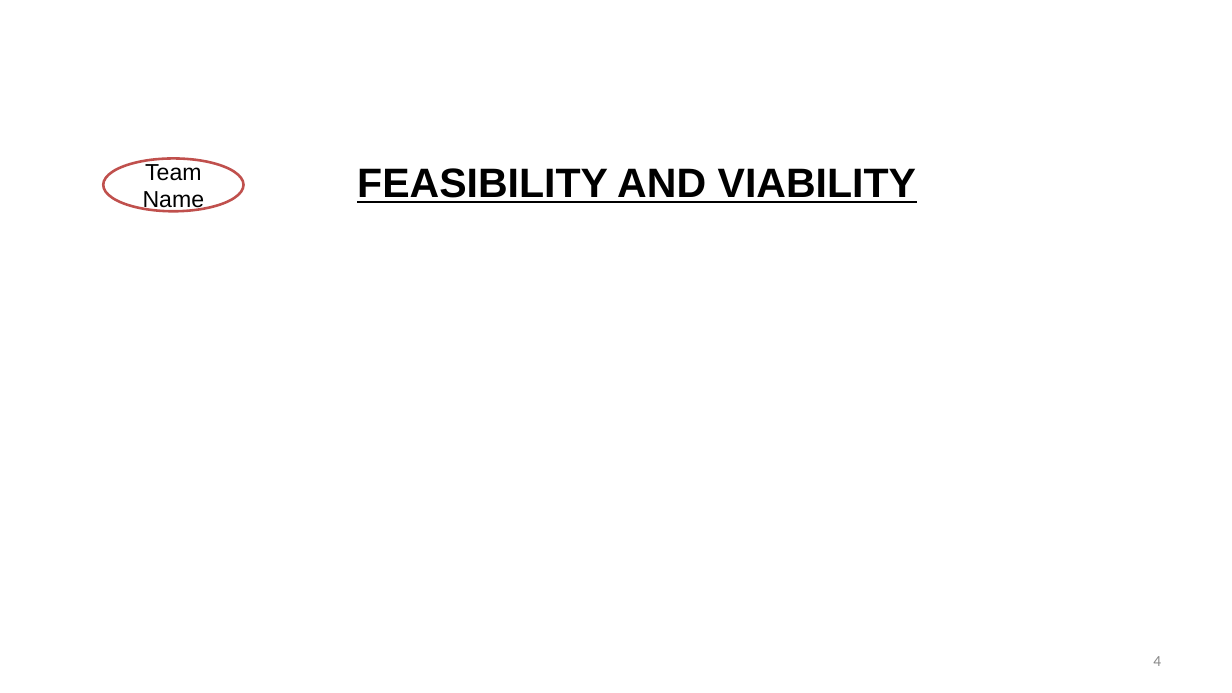
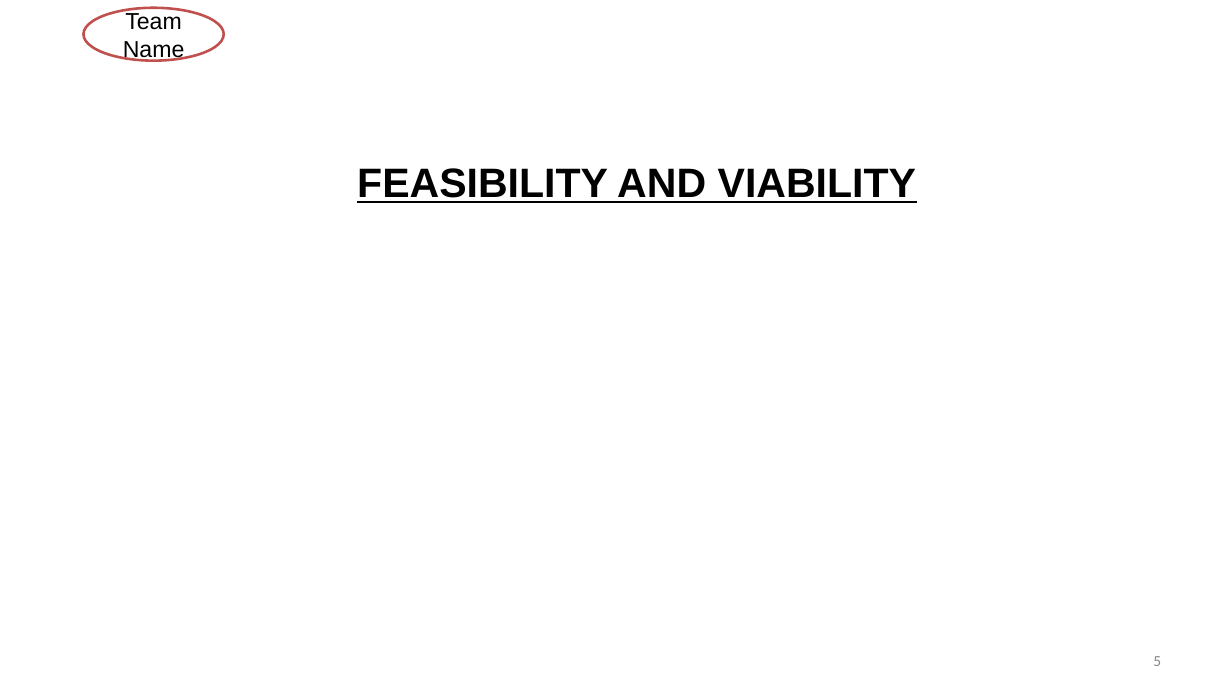
Before and after one commit to gdgrec/HackHerVerse-1, a slide deck: slide 5 of public/Hackerverse_PPT.pptx (slide 4 before the commit). Drawn at 1232x693 pixels with LibreOffice and Linux fonts; fonts in the diff are those of the drawing; background and template pictures are left out. Boxes give left, top, right and bottom in pixels: in the first picture for what was removed or moved away, otherwise in the second. Text is boxed around its words. In the diff, an @@ line names an element or a change of style, - is before the commit and + after.

```diff
--- a/public/Hackerverse_PPT.pptx
+++ b/public/Hackerverse_PPT.pptx
@@ ellipse "Team Name": place and size @@
-ellipse "Team Name" at box(104, 158, 244, 211)
+ellipse "Team Name" at box(83, 7, 224, 60)
@@ page number at box(1153, 656, 1161, 666): text changed @@
-4
+5
```
Also in this commit, not shown: 5 other slides changed, 1 slide added, 6 other files.
